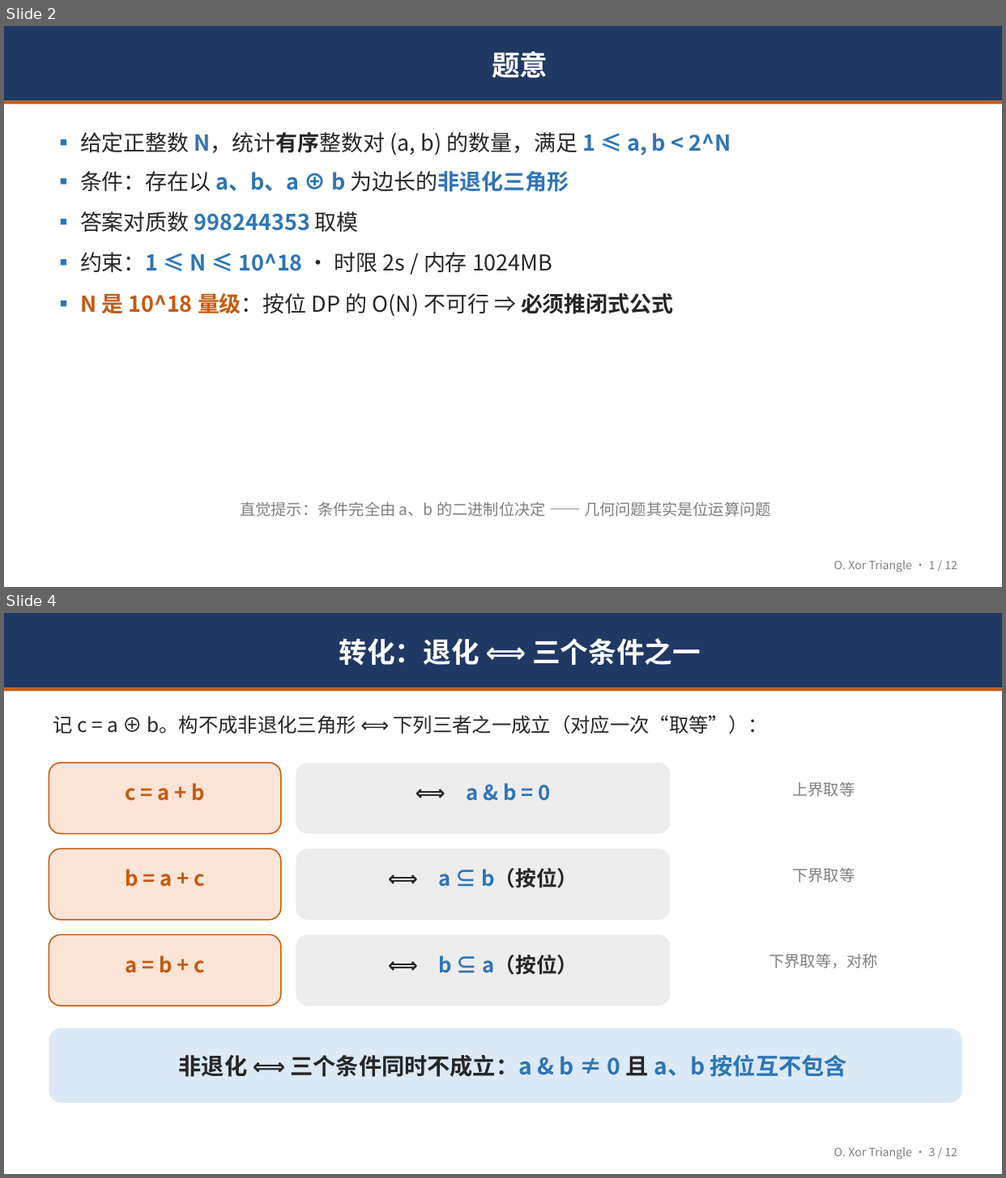
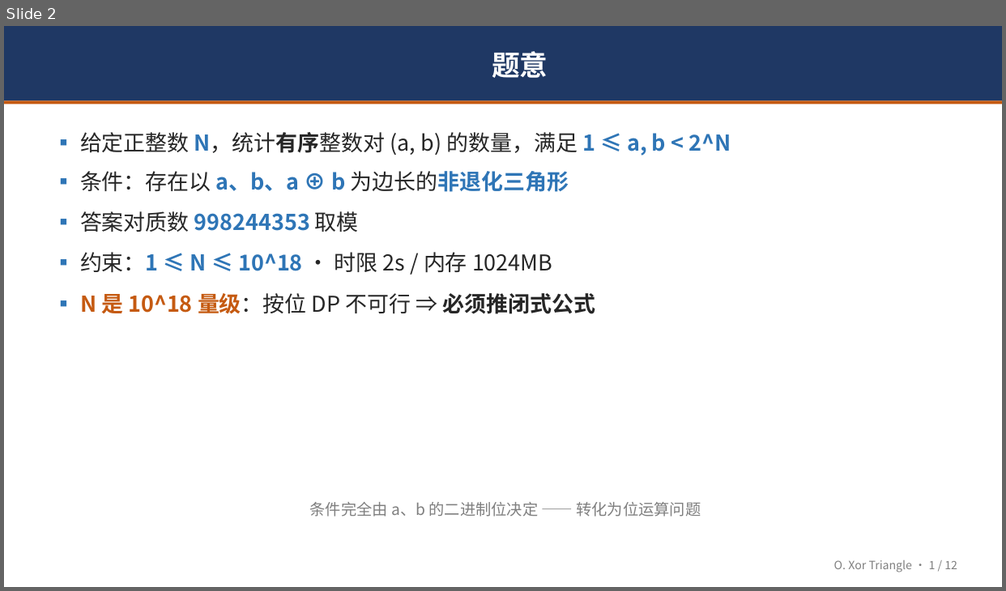
Before and after one commit to LingeXu/OI, a slide deck: 2026.9.3集训队个人赛/O/O题解分享.pptx. Shown one above the other, each under a label of ours: slides 2 and 4 before the commit, slide 2 after it; the slides between them are not shown. The pictures are 1006x1178 and 1006x591 pixels, drawn with LibreOffice and Linux fonts; fonts in the diff are those of the drawing. Boxes give left, top, right and bottom in pixels: in the first picture for what was removed or moved away, otherwise in the second. Text is boxed around its words. In the diff, an @@ line names an element or a change of style, - is before the commit and + after.

```diff
--- a/2026.9.3集训队个人赛/O/O题解分享.pptx
+++ b/2026.9.3集训队个人赛/O/O题解分享.pptx
@@ slide 4 removed at [4, 613, 1002, 1174], background #FFFFFF @@
@@ rectangle removed at [4, 613, 1002, 688] @@
-转化：退化 ⟺ 三个条件之一
@@ rectangle removed at [4, 688, 1002, 691] @@
@@ text removed at [53, 715, 768, 734] @@
-记 c = a ⊕ b。构不成非退化三角形 ⟺ 下列三者之一成立（对应一次“取等”）：
@@ rounded rectangle removed at [49, 763, 281, 834] @@
@@ rounded rectangle removed at [296, 763, 671, 834] @@
@@ text removed at [792, 782, 854, 797] @@
-上界取等
@@ text removed at [125, 783, 205, 801] @@
-c = a + b
@@ text removed at [466, 783, 551, 801] @@
-⟺ a & b = 0
@@ rounded rectangle removed at [49, 849, 281, 920] @@
@@ rounded rectangle removed at [296, 849, 671, 920] @@
@@ text removed at [125, 869, 205, 887] @@
-b = a + c
@@ text removed at [439, 868, 577, 888] @@
-⟺ a ⊆ b（按位）
@@ text removed at [792, 868, 854, 883] @@
-下界取等
@@ rounded rectangle removed at [49, 935, 281, 1006] @@
@@ rounded rectangle removed at [296, 935, 671, 1006] @@
@@ text removed at [125, 956, 205, 973] @@
-a = b + c
@@ text removed at [439, 955, 578, 975] @@
-⟺ b ⊆ a（按位）
@@ text removed at [769, 954, 878, 969] @@
-下界取等，对称
@@ rounded rectangle removed at [49, 1029, 962, 1103] @@
-非退化 ⟺ 三个条件同时不成立：a & b ≠ 0 且 a、b 按位互不包含
@@ text removed at [834, 1148, 957, 1160] @@
-O. Xor Triangle · 3 / 12
@@ slide 2 changed as well @@
@@ text at [80, 293, 595, 314]: text changed @@
-▪ N 是 10^18 量级：按位 DP 的 O(N) 不可行 ⇒ 必须推闭式公式
+▪ N 是 10^18 量级：按位 DP 不可行 ⇒ 必须推闭式公式
@@ text at [310, 502, 701, 517]: text changed @@
-直觉提示：条件完全由 a、b 的二进制位决定 —— 几何问题其实是位运算问题
+条件完全由 a、b 的二进制位决定 —— 转化为位运算问题
```
Also in this commit, not shown: 8 other slides changed, 3 slides added, 2 other slides removed, 15 other files.
